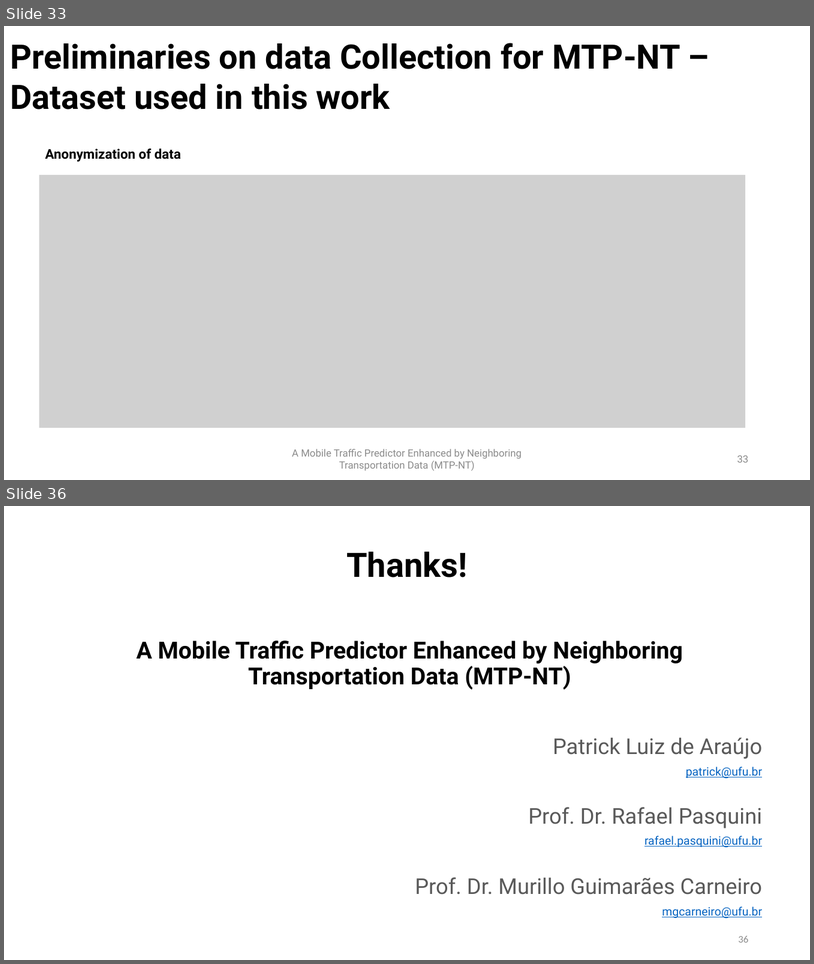
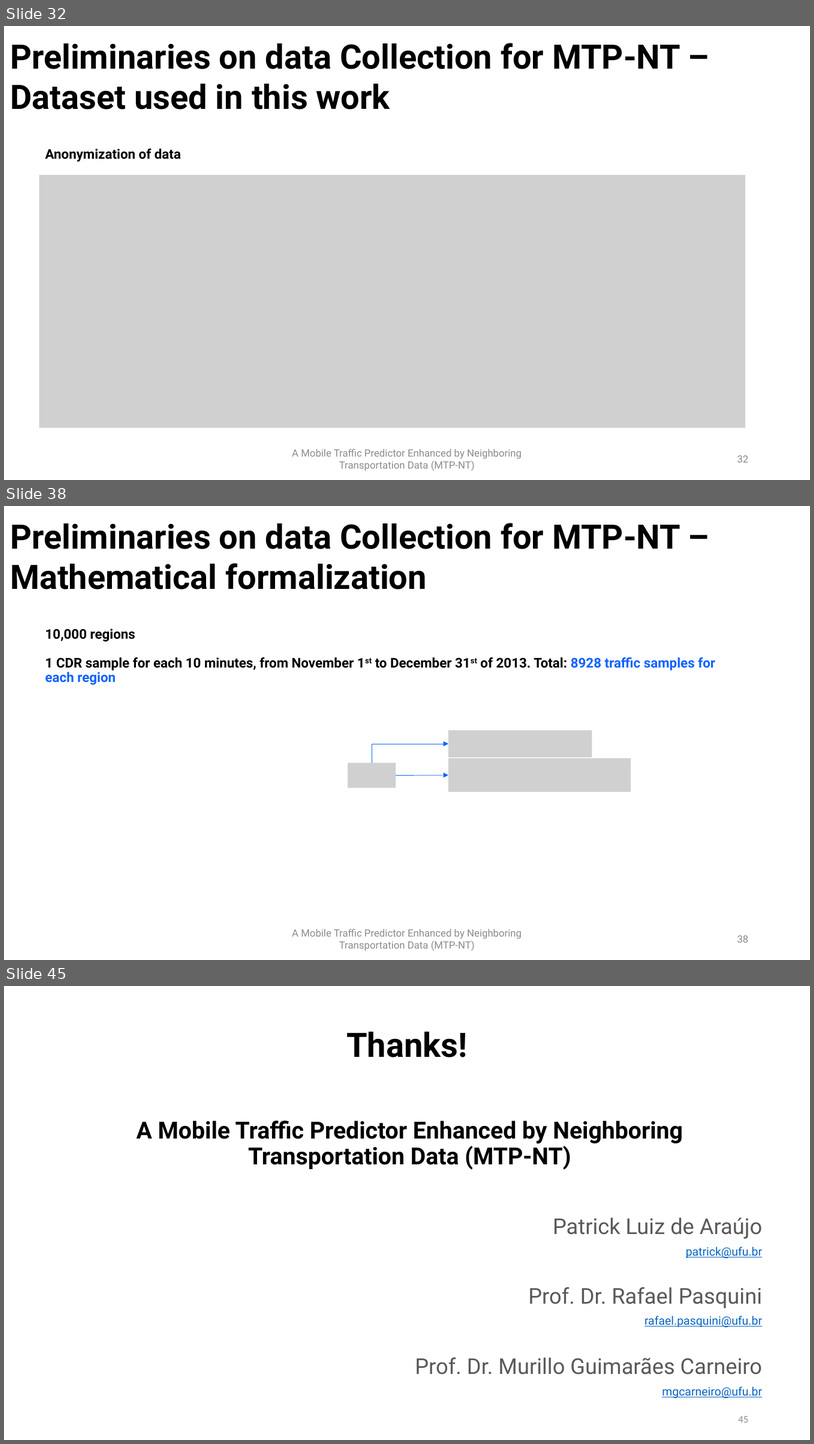
Before and after one commit to PatrickLdA/milan-telecom-analysis, a slide deck: defesa.pptx. Shown one above the other, each under a label of ours: slides 33 and 36 before the commit, slides 32, 38 and 45 after it; the slides between them are not shown. The pictures are 814x964 and 814x1444 pixels, drawn with LibreOffice and Linux fonts; fonts in the diff are those of the drawing; grey boxes stand for pictures. Boxes give left, top, right and bottom in pixels: in the first picture for what was removed or moved away, otherwise in the second. Text is boxed around its words. In the diff, an @@ line names an element or a change of style, - is before the commit and + after.

```diff
--- a/defesa.pptx
+++ b/defesa.pptx
@@ slide 38 added at (x1=4, y1=506, x2=810, y2=960), background #FFFFFF @@
@@ text added at (x1=10, y1=523, x2=681, y2=589), 40 pt, text #000000, bold @@
+Preliminaries on data Collection for MTP-NT – Mathematical formalization
@@ title added at (x1=45, y1=628, x2=716, y2=685), 16 pt, text #000000, bold @@
+10,000 regions
+1 CDR sample for each 10 minutes, from November 1st to December 31st of 2013. Total: 8928 traffic samples for each region
@@ picture added at (x1=449, y1=730, x2=593, y2=757) @@
@@ elbow arrow added from (372, 762) to (449, 744), #0F62FF 0.5 pt @@
@@ picture added at (x1=348, y1=762, x2=396, y2=787) @@
@@ arrow added from (396, 775) to (449, 775), #0F62FF 0.5 pt @@
@@ picture added at (x1=449, y1=758, x2=632, y2=792) @@
@@ text added at (x1=292, y1=928, x2=522, y2=951), 12 pt, text #8C8C8C @@
+A Mobile Traffic Predictor Enhanced by Neighboring Transportation Data (MTP-NT)
@@ page number added at (x1=738, y1=935, x2=749, y2=942), 12 pt, text #8C8C8C @@
+38
@@ what was slide 33 is now slide 32 @@
@@ page number at (x1=738, y1=455, x2=749, y2=462): text changed @@
-33
+32
@@ what was slide 36 is now slide 45 @@
@@ page number at (x1=738, y1=1416, x2=749, y2=1422): text changed @@
-36
+45
```
Also in this commit, not shown: 11 slides changed, 9 other slides added, 1 slide removed.
